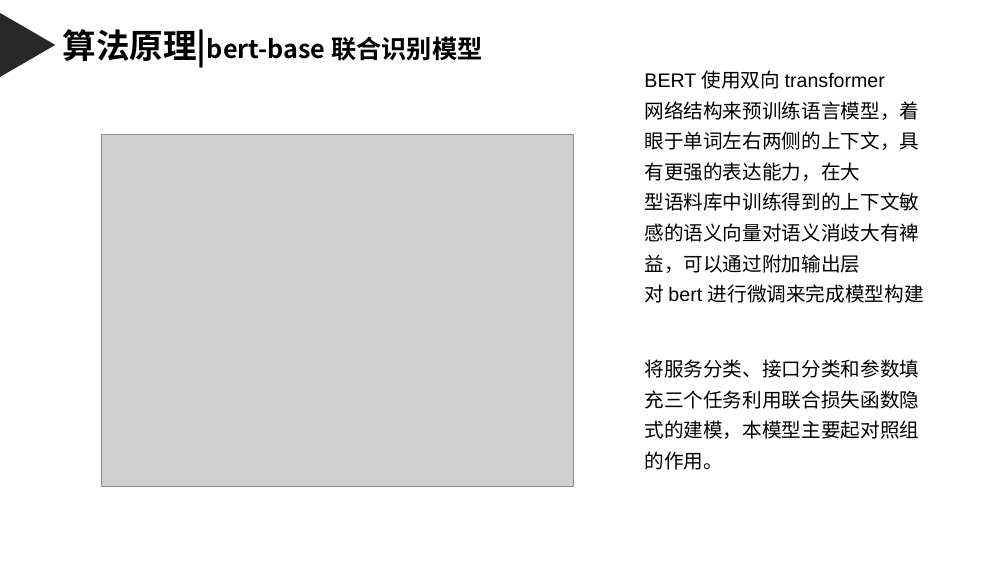
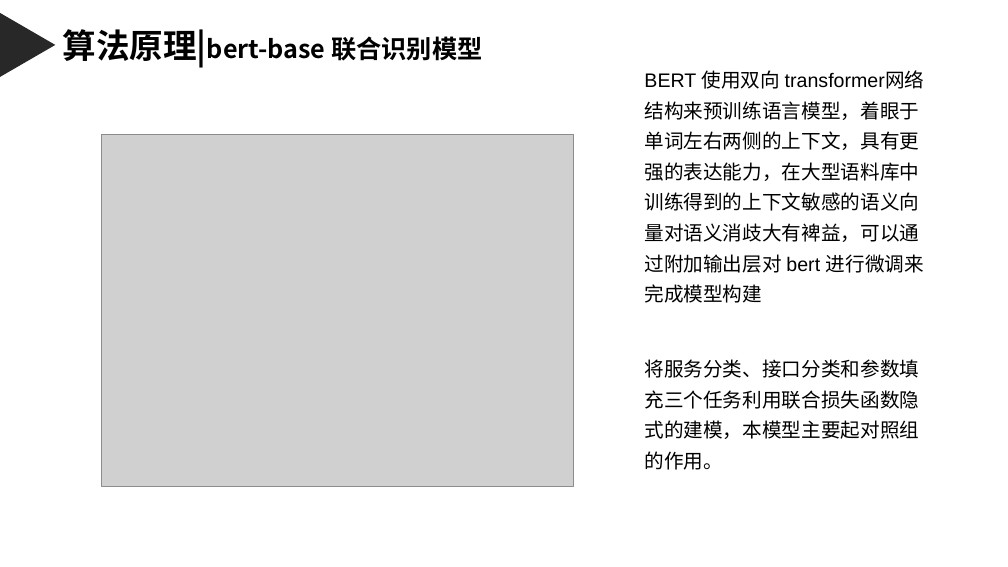
Before and after one commit to weixiao2333/zjuthesis-mphil, a slide deck: slide 17 of 硕士毕业论文答辩PPT.pptx. Drawn at 1008x567 pixels with LibreOffice and Linux fonts; fonts in the diff are those of the drawing; grey boxes stand for pictures. Boxes give left, top, right and bottom in pixels: in the first picture for what was removed or moved away, otherwise in the second. Text is boxed around its words. In the diff, an @@ line names an element or a change of style, - is before the commit and + after.

```diff
--- a/硕士毕业论文答辩PPT.pptx
+++ b/硕士毕业论文答辩PPT.pptx
@@ text at (644, 70, 924, 303): text changed @@
-BERT 使用双向 transformer
-网络结构来预训练语言模型，着眼于单词左右两侧的上下文，具有更强的表达能力，在大
-型语料库中训练得到的上下文敏感的语义向量对语义消歧大有裨益，可以通过附加输出层
-对 bert 进行微调来完成模型构建
+BERT 使用双向 transformer网络结构来预训练语言模型，着眼于单词左右两侧的上下文，具有更强的表达能力，在大型语料库中训练得到的上下文敏感的语义向量对语义消歧大有裨益，可以通过附加输出层对 bert 进行微调来完成模型构建
```
